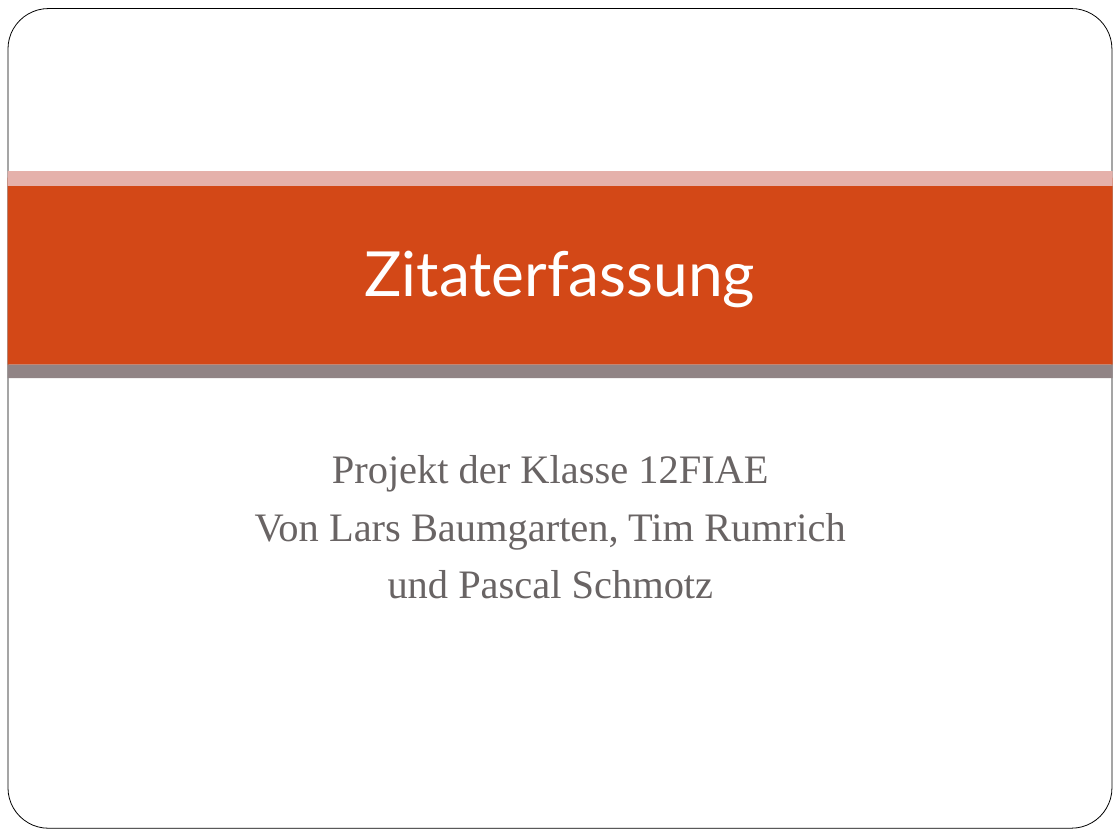
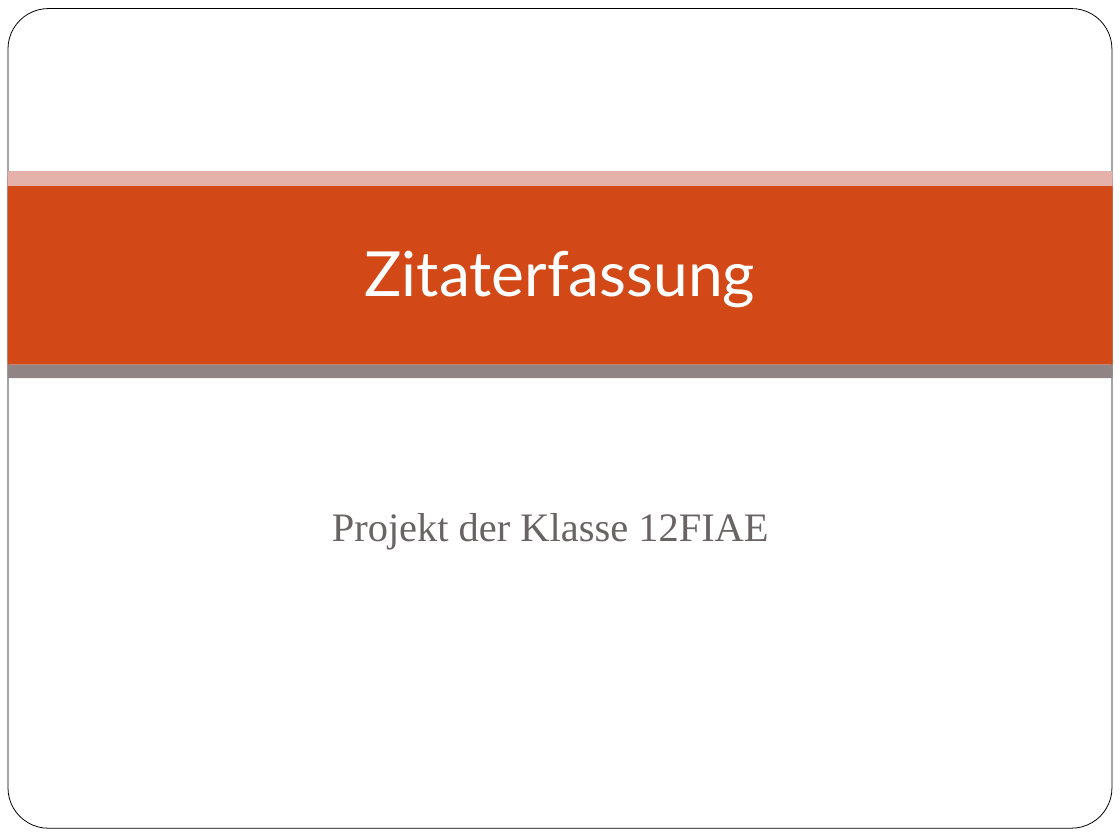
Before and after one commit to TrialAnd404/MyRepo, a slide deck: slide 1 of ZitatErfassung.pptx. Drawn at 1120x840 pixels with LibreOffice and Linux fonts; fonts in the diff are those of the drawing; background and template pictures are left out. Boxes give left, top, right and bottom in pixels: in the first picture for what was removed or moved away, otherwise in the second. Text is boxed around its words. In the diff, an @@ line names an element or a change of style, - is before the commit and + after.

```diff
--- a/ZitatErfassung.pptx
+++ b/ZitatErfassung.pptx
@@ subtitle at <box>255,513,846,599</box>: paragraphs removed @@
-Von Lars Baumgarten, Tim Rumrich
-und Pascal Schmotz
```
Also in this commit, not shown: 26 other slides changed.
